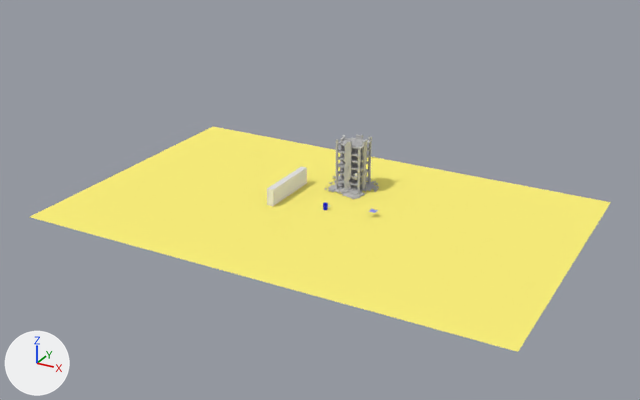
Two versions of the Blender file main.blend, one commit apart.
Rendered twice from a 50 mm camera at (108.9, -201.1, 103.1) aimed at (0.8, -4.7, 4.9). Every picture has the same lights, and +X, +Y and +Z are marked at lower left.

In view in the first picture: 'Cube.001', 'Ground', 'SA_Bld_Building_Damaged_03'.
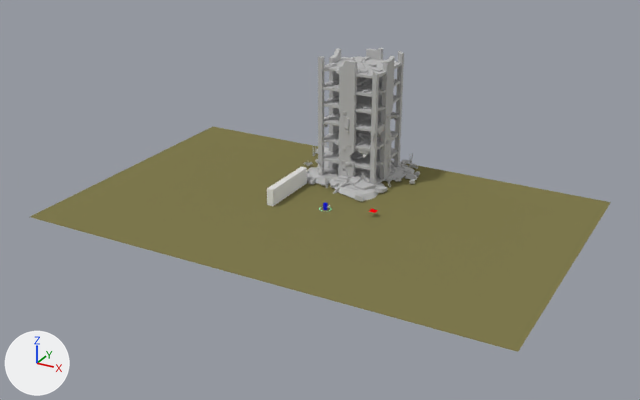
Pixel boxes [x1, y1, x2, y2] of what changed, in the pictures (640 x 400 px):
'Ground', recoloured: [30, 127, 611, 352] in both
'SA_Bld_Building_Damaged_03', moved, rescaled (116% wider, 137% taller): before [328, 135, 378, 199]; after [307, 48, 416, 201]
'SA_Bld_Building_Plants_03', moved, rescaled: before [325, 162, 379, 195]; after [303, 111, 420, 190]

Edits to the bpy script that builds the scene:
```text
Change mat_material_chao:
    mat_material_chao.base_color: (1.0, 0.9, 0.208) -> (0.22, 0.201, 0.0801)  # yellow #fff37e -> yellow #817c50
Change ob_sa_bld_building_damaged_03:
    ob_sa_bld_building_damaged_03.location: (-0.8, 18.2, 2.8) -> (-4.8, 29.4, 6.7)
    ob_sa_bld_building_damaged_03.scale: (0.595, 0.595, 0.595) -> (1.44, 1.44, 1.44)
```
